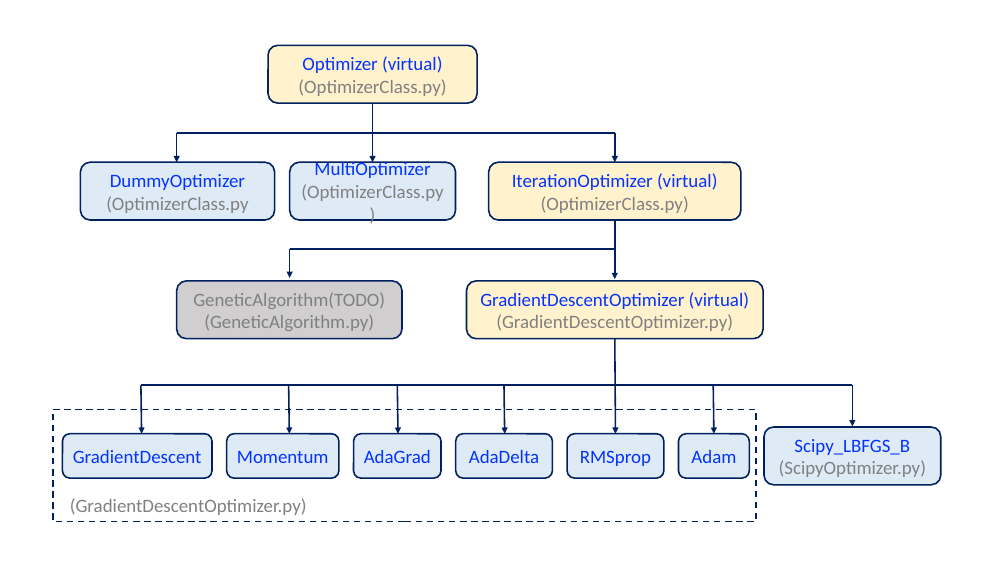
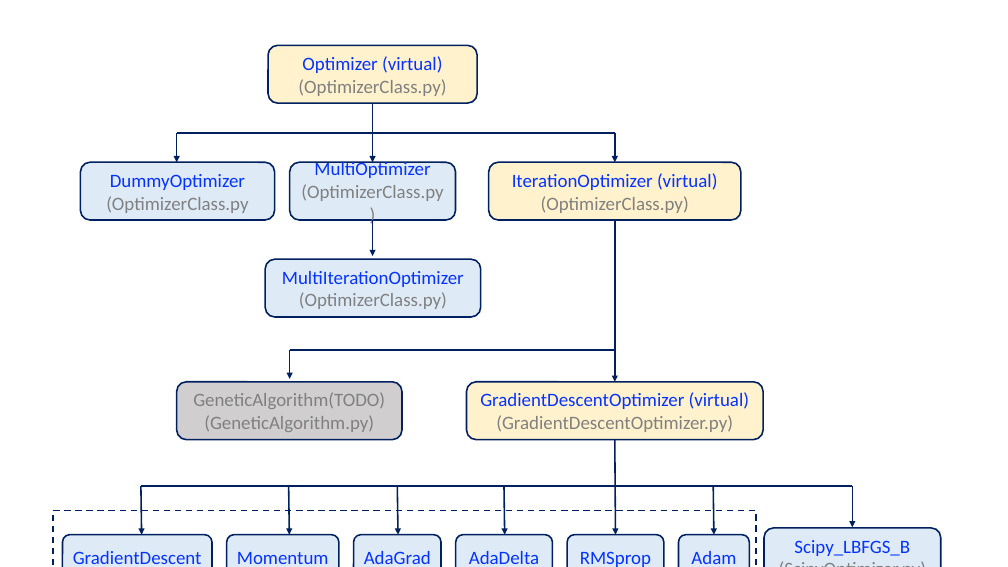
Before and after one commit to d04943016/Optimizer, a slide deck: slide 1 of Graph/簡報2.pptx. Drawn at 1008x567 pixels with LibreOffice and Linux fonts; fonts in the diff are those of the drawing. Boxes give left, top, right and bottom in pixels: in the first picture for what was removed or moved away, otherwise in the second. Text is boxed around its words. In the diff, an @@ line names an element or a change of style, - is before the commit and + after.

Commit message:
MultiIterationIotinizer

```diff
--- a/Graph/簡報2.pptx
+++ b/Graph/簡報2.pptx
@@ arrow added from (373, 220) to (373, 256), #002060 1.5 pt @@
@@ arrow moved from (615, 220) - (615, 279) to (615, 220) - (615, 382) @@
@@ rounded rectangle added at (x1=265, y1=259, x2=481, y2=317), fill #DEEBF7, outline #002060 1.5 pt, 18 pt, text #0432FF @@
+MultiIterationOptimizer (OptimizerClass.py)
@@ 9 rounded rectangles, 8 arrows, 2 lines, 1 rectangle moved together from (x1=53, y1=249, x2=941, y2=522) to (x1=53, y1=350, x2=941, y2=567) @@
@@ text removed at (x1=70, y1=498, x2=307, y2=515) @@
-(GradientDescentOptimizer.py)
```
Also in this commit, not shown: 5 other files.
